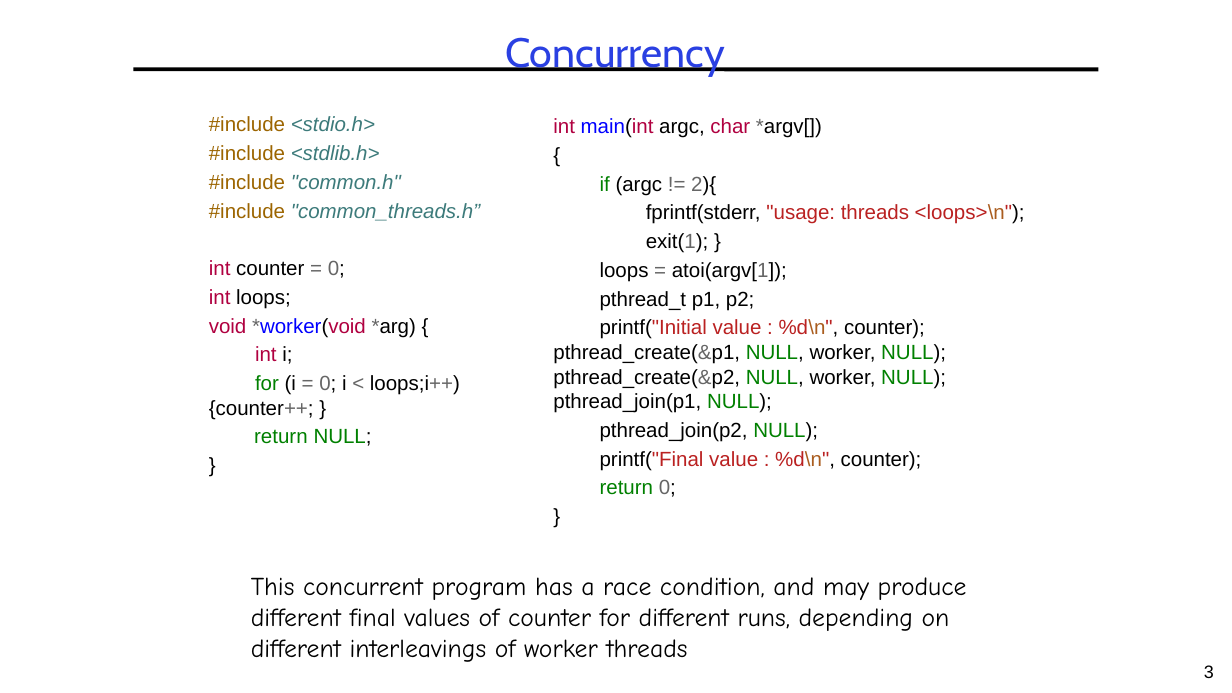
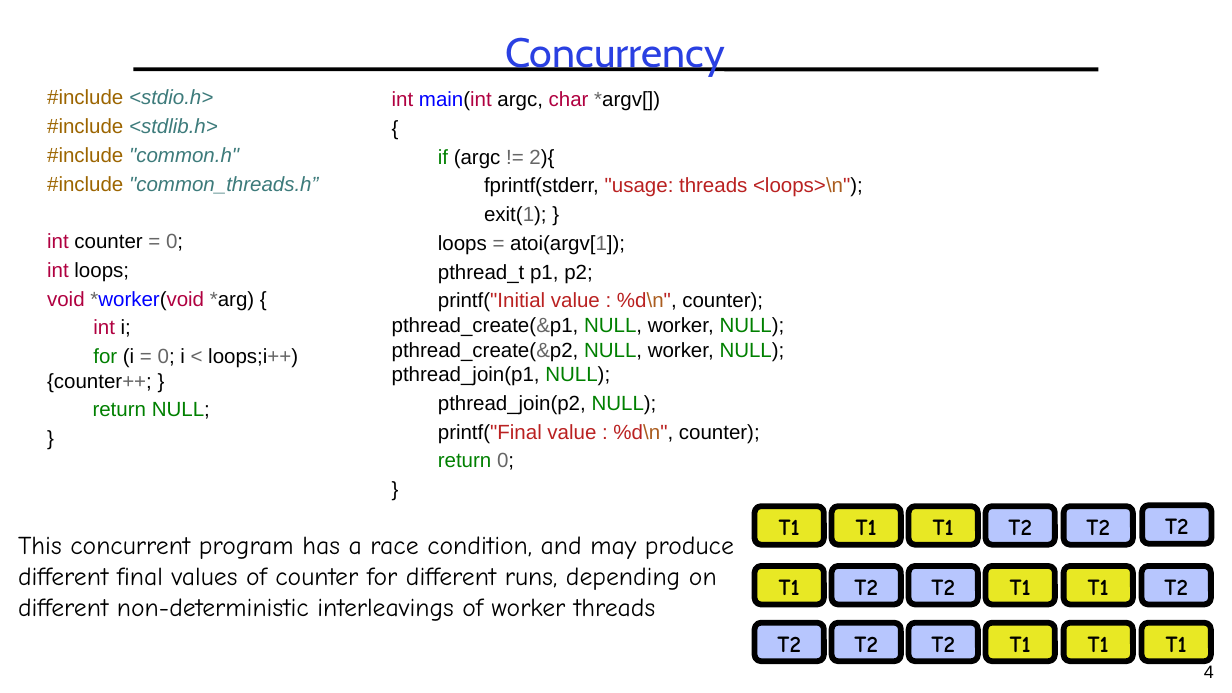
Before and after one commit to guhofstra/CSC256Fa25, a slide deck: slide 4 of PPTs/L3-Synchronization.pptx (slide 3 before the commit). Drawn at 1232x693 pixels with LibreOffice and Linux fonts; fonts in the diff are those of the drawing. Boxes give left, top, right and bottom in pixels: in the first picture for what was removed or moved away, otherwise in the second. Text is boxed around its words. In the diff, an @@ line names an element or a change of style, - is before the commit and + after.

```diff
--- a/PPTs/L3-Synchronization.pptx
+++ b/PPTs/L3-Synchronization.pptx
@@ text "#include <stdio.h>" moved from (x1=209, y1=116, x2=480, y2=446) to (x1=47, y1=89, x2=318, y2=419) @@
@@ text "int main(int argc, char *argv[])" moved from (x1=553, y1=118, x2=1025, y2=497) to (x1=392, y1=91, x2=863, y2=470) @@
@@ rounded rectangle added at (x1=755, y1=506, x2=824, y2=545), fill #E8E824, outline #000000 4.5 pt, 18 pt, text #000000, bold @@
+T1
@@ rounded rectangle added at (x1=832, y1=506, x2=901, y2=545), fill #E8E824, outline #000000 4.5 pt, 18 pt, text #000000, bold @@
+T1
@@ rounded rectangle added at (x1=909, y1=506, x2=978, y2=545), fill #E8E824, outline #000000 4.5 pt, 18 pt, text #000000, bold @@
+T1
@@ rounded rectangle added at (x1=986, y1=506, x2=1055, y2=545), fill #B7C6FE, outline #000000 4.5 pt, 18 pt, text #000000, bold @@
+T2
@@ rounded rectangle added at (x1=1064, y1=506, x2=1133, y2=545), fill #B7C6FE, outline #000000 4.5 pt, 18 pt, text #000000, bold @@
+T2
@@ rounded rectangle added at (x1=1142, y1=506, x2=1212, y2=544), fill #B7C6FE, outline #000000 4.5 pt, 18 pt, text #000000, bold @@
+T2
@@ text at (x1=18, y1=536, x2=734, y2=621): text changed @@
-This concurrent program has a race condition, and may produce different final values of counter for different runs, depending on different interleavings of worker threads
+This concurrent program has a race condition, and may produce different final values of counter for different runs, depending on different non-deterministic interleavings of worker threads
@@ rounded rectangle added at (x1=755, y1=567, x2=824, y2=605), fill #E8E824, outline #000000 4.5 pt, 18 pt, text #000000, bold @@
+T1
@@ rounded rectangle added at (x1=832, y1=567, x2=901, y2=605), fill #B7C6FE, outline #000000 4.5 pt, 18 pt, text #000000, bold @@
+T2
@@ rounded rectangle added at (x1=909, y1=567, x2=978, y2=605), fill #B7C6FE, outline #000000 4.5 pt, 18 pt, text #000000, bold @@
+T2
@@ rounded rectangle added at (x1=986, y1=567, x2=1055, y2=605), fill #E8E824, outline #000000 4.5 pt, 18 pt, text #000000, bold @@
+T1
@@ rounded rectangle added at (x1=1064, y1=567, x2=1133, y2=605), fill #E8E824, outline #000000 4.5 pt, 18 pt, text #000000, bold @@
+T1
@@ rounded rectangle added at (x1=1142, y1=567, x2=1212, y2=605), fill #B7C6FE, outline #000000 4.5 pt, 18 pt, text #000000, bold @@
+T2
@@ rounded rectangle added at (x1=755, y1=623, x2=824, y2=662), fill #B7C6FE, outline #000000 4.5 pt, 18 pt, text #000000, bold @@
+T2
@@ rounded rectangle added at (x1=832, y1=623, x2=901, y2=662), fill #B7C6FE, outline #000000 4.5 pt, 18 pt, text #000000, bold @@
+T2
@@ rounded rectangle added at (x1=909, y1=623, x2=978, y2=662), fill #B7C6FE, outline #000000 4.5 pt, 18 pt, text #000000, bold @@
+T2
@@ rounded rectangle added at (x1=986, y1=623, x2=1055, y2=662), fill #E8E824, outline #000000 4.5 pt, 18 pt, text #000000, bold @@
+T1
@@ rounded rectangle added at (x1=1064, y1=623, x2=1133, y2=662), fill #E8E824, outline #000000 4.5 pt, 18 pt, text #000000, bold @@
+T1
@@ rounded rectangle added at (x1=1142, y1=623, x2=1212, y2=662), fill #E8E824, outline #000000 4.5 pt, 18 pt, text #000000, bold @@
+T1
@@ page number at (x1=1204, y1=665, x2=1214, y2=678): text changed @@
-3
+4
```
Also in this commit, not shown: 26 other slides changed, 20 slides added, 6 slides removed, 4 other files.
